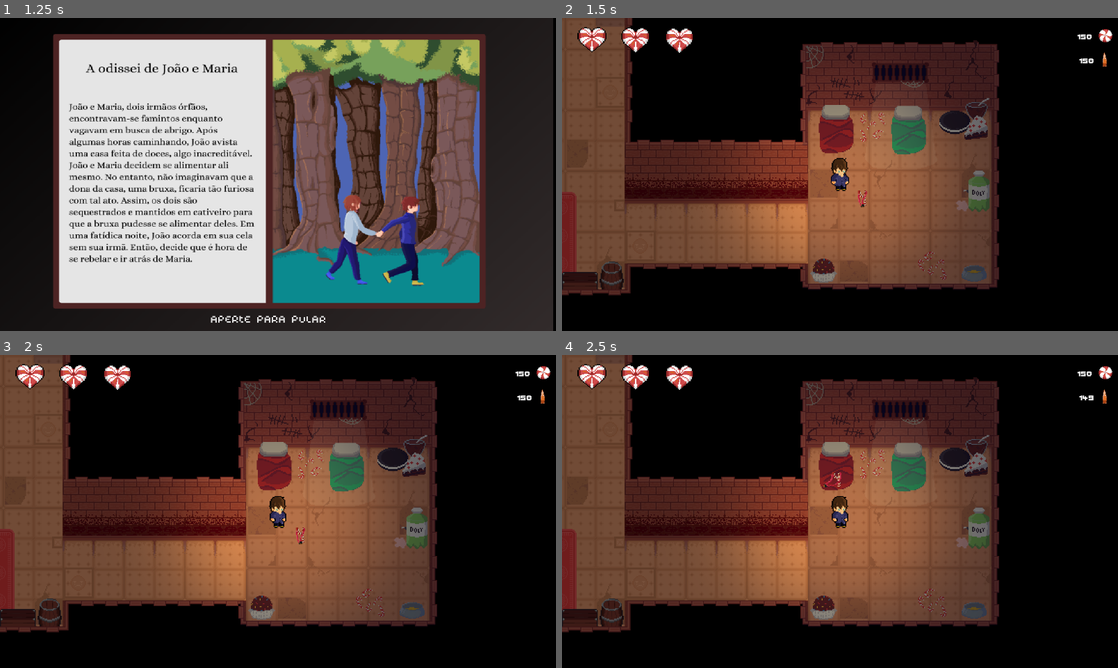
Above: before the commit, frames 1-4 (two rows, left to right).
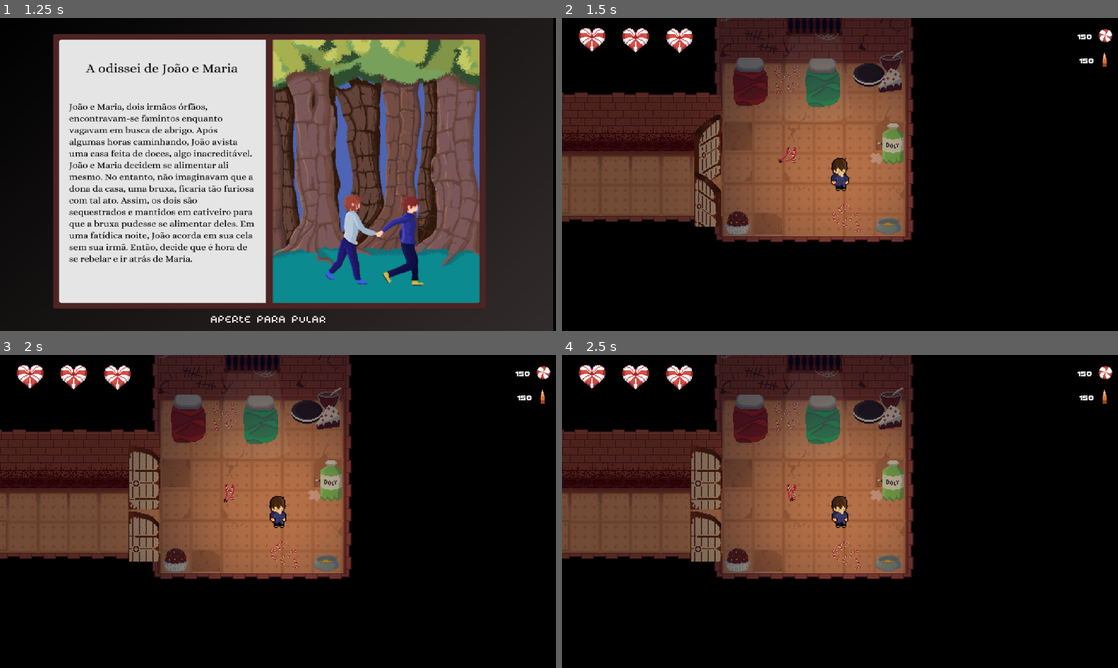
Above: after the commit, the same moments.

Repository: mtab-dev/bulletspeel
Game: Godot game, scene res://scenes/levels/main_menu.tscn
Two runs of this game, one before a commit and one after it. Both use one fixed random seed, a clock stepped at 60 frames per second and the inputs below. Sound files missing from this copy of the repository are replaced by a short silence.
Inputs (mouse positions are in pixels of both pictures, inside the frame that each line leads up to):
- Up to frame 1 (1.25 s): click (278, 202) at 0.5 s
- Up to frame 2 (1.5 s): click (828, 318) at 1.25 s
- Up to frame 3 (2 s): no input
- Up to frame 4 (2.5 s): drag from (840, 511) to (895, 442) at 2.02 s

Frame 1 is identical in both runs. In frame 2, 51% of the frame differs, in the area x 0-79%, y 0-89%; in frame 3, 51%; in frame 4, 51%.

Commit message:
feat: started door system (has bugs)

Diff:
--- a/scenes/levels/level_one.tscn
+++ b/scenes/levels/level_one.tscn
@@ -25,6 +25,7 @@
 [ext_resource type="AudioStream" uid="uid://dneutqaxaf50y" path="res://assets/fx/effects/changeScene.mp3" id="23_haoyv"]
 [ext_resource type="PackedScene" uid="uid://dl201q1fnrtle" path="res://scenes/enemies/bigCookie.tscn" id="24_h0x2e"]
 [ext_resource type="PackedScene" path="res://scenes/ui/elevator.tscn" id="25_uf2ca"]
+[ext_resource type="PackedScene" uid="uid://dpqonow3wggk4" path="res://scenes/objects/sideDoor.tscn" id="26_64x3g"]
 
 [sub_resource type="RectangleShape2D" id="RectangleShape2D_bm27d"]
 size = Vector2(192, 50.5)
@@ -1180,7 +1181,7 @@
 shape = SubResource("RectangleShape2D_khe0q")
 
 [node name="slingDetect" type="Area2D" parent="."]
-position = Vector2(608, 382)
+position = Vector2(642, 396)
 
 [node name="slingTexture" type="AnimatedSprite2D" parent="slingDetect"]
 scale = Vector2(0.8, 0.8)
@@ -1238,7 +1239,7 @@
 position = Vector2(747, -1295)
 
 [node name="player" parent="." instance=ExtResource("1_bvwrk")]
-position = Vector2(604, 367)
+position = Vector2(693, 416)
 speed = 250
 
 [node name="elevator" parent="." instance=ExtResource("25_uf2ca")]
@@ -1246,6 +1247,9 @@
 
 [node name="mask" type="CanvasModulate" parent="."]
 color = Color(0.47788, 0.47788, 0.47788, 1)
+
+[node name="sideDoor" parent="." instance=ExtResource("26_64x3g")]
+position = Vector2(551, 384)
 
 [connection signal="body_entered" from="loja" to="loja" method="_on_body_entered"]
 [connection signal="body_entered" from="enemyAreaExited" to="." method="_on_enemy_area_exited_body_entered"]
--- /dev/null
+++ b/scenes/objects/sideDoor.tscn
@@ -0,0 +1,74 @@
+[gd_scene load_steps=8 format=3 uid="uid://dpqonow3wggk4"]
+
+[ext_resource type="Script" path="res://scripts/object/sideDoor.gd" id="1_sas15"]
+[ext_resource type="Texture2D" uid="uid://jp5in1c1j3e2" path="res://sprites/ui/doors/porta de lado1.png" id="2_ybhb2"]
+[ext_resource type="Texture2D" uid="uid://dw3luwpimqlrw" path="res://sprites/ui/doors/porta de lado2.png" id="3_bc380"]
+[ext_resource type="Texture2D" uid="uid://c7pi30eyd6rqj" path="res://sprites/ui/doors/porta de lado3.png" id="4_3o3g8"]
+
+[sub_resource type="SpriteFrames" id="SpriteFrames_c51u7"]
+animations = [{
+"frames": [{
+"duration": 1.0,
+"texture": ExtResource("2_ybhb2")
+}],
+"loop": true,
+"name": &"closed",
+"speed": 5.0
+}, {
+"frames": [{
+"duration": 1.0,
+"texture": ExtResource("4_3o3g8")
+}, {
+"duration": 1.0,
+"texture": ExtResource("3_bc380")
+}, {
+"duration": 1.0,
+"texture": ExtResource("2_ybhb2")
+}],
+"loop": false,
+"name": &"closing",
+"speed": 12.0
+}, {
+"frames": [{
+"duration": 1.0,
+"texture": ExtResource("2_ybhb2")
+}, {
+"duration": 1.0,
+"texture": ExtResource("3_bc380")
+}, {
+"duration": 1.0,
+"texture": ExtResource("4_3o3g8")
+}],
+"loop": false,
+"name": &"opening",
+"speed": 12.0
+}]
+
+[sub_resource type="RectangleShape2D" id="RectangleShape2D_hokst"]
+size = Vector2(20, 107)
+
+[sub_resource type="RectangleShape2D" id="RectangleShape2D_fxplw"]
+size = Vector2(51.5, 110)
+
+[node name="sideDoor" type="StaticBody2D"]
+script = ExtResource("1_sas15")
+
+[node name="animation" type="AnimatedSprite2D" parent="."]
+sprite_frames = SubResource("SpriteFrames_c51u7")
+animation = &"closing"
+flip_h = true
+
+[node name="collisorOne" type="CollisionShape2D" parent="."]
+position = Vector2(12, 22)
+shape = SubResource("RectangleShape2D_hokst")
+disabled = true
+
+[node name="detectionEntry" type="Area2D" parent="."]
+
+[node name="entry" type="CollisionShape2D" parent="detectionEntry"]
+position = Vector2(15.25, 19)
+shape = SubResource("RectangleShape2D_fxplw")
+debug_color = Color(0.297779, 0.614517, 0.385437, 0.42)
+
+[connection signal="body_entered" from="detectionEntry" to="." method="_on_detection_entry_body_entered"]
+[connection signal="body_exited" from="detectionEntry" to="." method="_on_detection_entry_body_exited"]
--- a/scripts/enemies/mimic.gd
+++ b/scripts/enemies/mimic.gd
@@ -31,6 +31,5 @@
 		if health <= 0:
 			queue_free()
 
-
 func _on_animation_animation_finished() -> void:
 	Global.life -= 1
--- a/scripts/levels/level_one.gd
+++ b/scripts/levels/level_one.gd
@@ -6,6 +6,8 @@
 @onready var mask: CanvasModulate = $mask
 @onready var slingAnim: AnimatedSprite2D = $slingDetect/slingTexture
 @onready var slingLabel: Label = $slingDetect/slingLabel
+
+var passedFirstDoor: bool = false
 
 func _ready():
 	slingAnim.play('default')
--- /dev/null
+++ b/scripts/object/sideDoor.gd
@@ -0,0 +1,20 @@
+extends StaticBody2D
+
+@onready var col: CollisionShape2D = $collisorOne
+@onready var anim: AnimatedSprite2D = $animation
+# Called when the node enters the scene tree for the first time.
+func _ready() -> void:
+	anim.play('closed')
+
+
+# Called every frame. 'delta' is the elapsed time since the previous frame.
+func _process(delta: float) -> void:
+	pass
+
+
+func _on_detection_entry_body_entered(body: Node2D) -> void:
+	anim.play('opening')
+
+
+func _on_detection_entry_body_exited(body: Node2D) -> void:
+	anim.play('closing')
Not shown: 2 places in scenes/levels/level_one.tscn that only renumber resources
Not shown: 1 places in scenes/objects/chest.tscn that only renumber resources
Binary file added: sprites/ui/doors/porta de lado1.png
Not shown, added: sprites/ui/doors/porta de lado1.png.import
Binary file added: sprites/ui/doors/porta de lado2.png
Not shown, added: sprites/ui/doors/porta de lado2.png.import
Binary file added: sprites/ui/doors/porta de lado3.png
Not shown, added: sprites/ui/doors/porta de lado3.png.import
Binary file added: sprites/ui/doors/prota de frente2.png
Not shown, added: sprites/ui/doors/prota de frente2.png.import
Binary file added: sprites/ui/doors/prota de frente3.png
Not shown, added: sprites/ui/doors/prota de frente3.png.import
